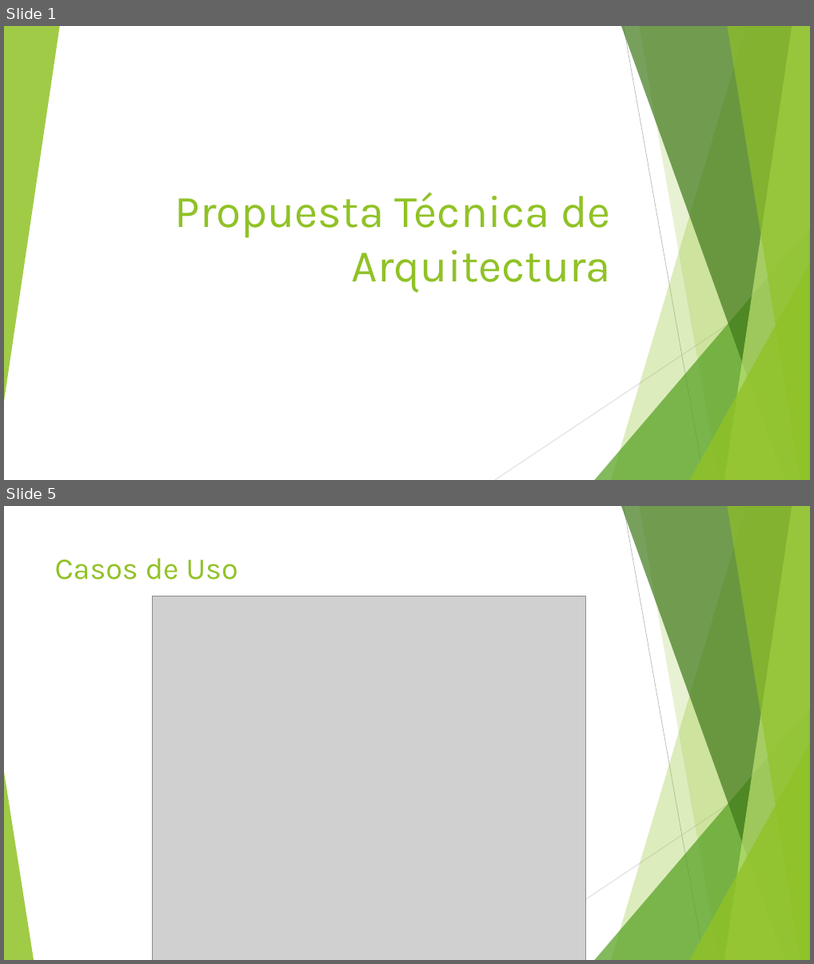
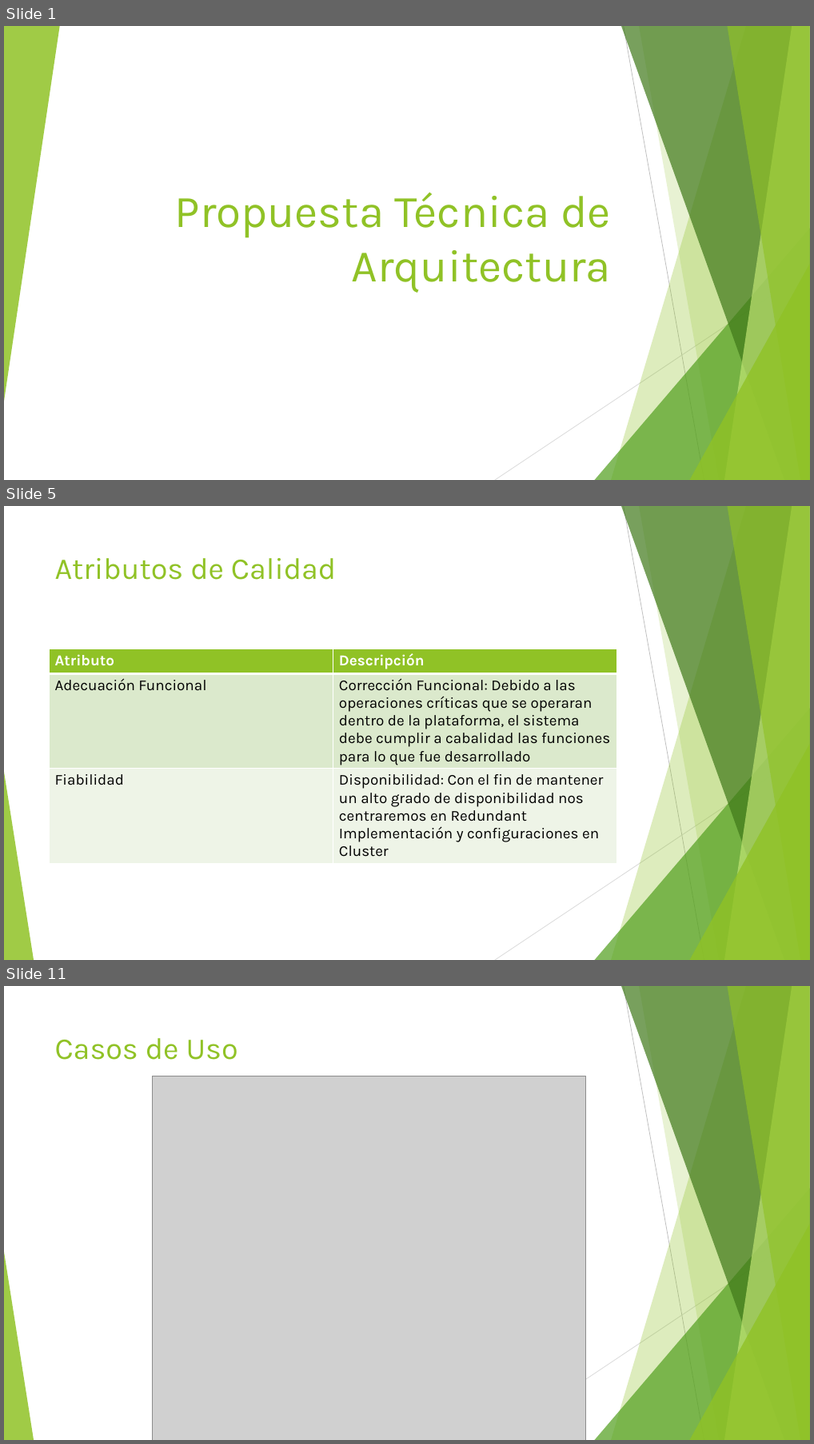
Before and after one commit to danielzerain/lt-banking, a slide deck: documentacion/Architecture-Technical-Proposal-Presentation.pptx. Shown one above the other, each under a label of ours: slides 1 and 5 before the commit, slides 1, 5 and 11 after it; the slides between them are not shown. The pictures are 814x964 and 814x1444 pixels, drawn with LibreOffice and Linux fonts; fonts in the diff are those of the drawing; grey boxes stand for pictures. Boxes give left, top, right and bottom in pixels: in the first picture for what was removed or moved away, otherwise in the second. Text is boxed around its words. In the diff, an @@ line names an element or a change of style, - is before the commit and + after.

```diff
--- a/documentacion/Architecture-Technical-Proposal-Presentation.pptx
+++ b/documentacion/Architecture-Technical-Proposal-Presentation.pptx
@@ slide 5 added at bbox=[4, 506, 810, 960], background #FFFFFF; not listed: 10 template elements that a slide beside it also shows @@
@@ title added at bbox=[55, 558, 336, 580], 36 pt, text #90C226 @@
+Atributos de Calidad
@@ table added at bbox=[49, 648, 618, 867], 3 rows, 2 columns @@
+Atributo | Descripción
+Adecuación Funcional | Corrección Funcional: Debido a las operaciones críticas que se operaran dentro de la plataforma, el sistema debe cumplir a cabalidad las funciones para lo que fue desarrollado
+Fiabilidad | Disponibilidad: Con el fin de mantener un alto grado de disponibilidad nos centraremos en Redundant Implementación y configuraciones en Cluster
@@ what was slide 5 is now slide 11 @@
```
Also in this commit, not shown: 4 slides changed, 6 other slides added, 1 slide removed, 5 other files.
